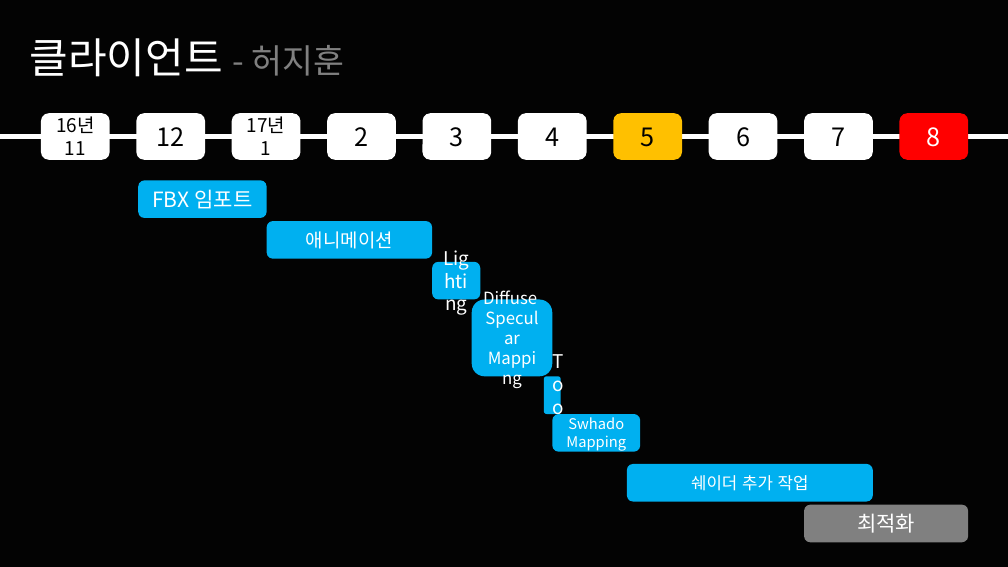
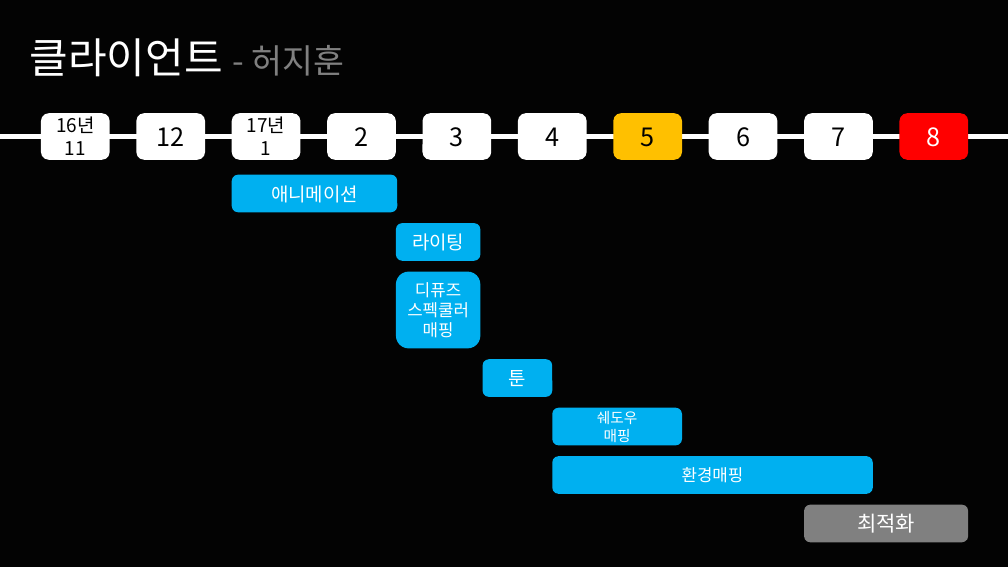
Before and after one commit to korleinster/gamebusdriver, a slide deck: slide 25 of documents/노루막이_김형준_신창섭_홍승필_허지훈.pptx (slide 23 before the commit). Drawn at 1008x567 pixels with LibreOffice and Linux fonts; fonts in the diff are those of the drawing; background and template pictures are left out. Boxes give left, top, right and bottom in pixels: in the first picture for what was removed or moved away, otherwise in the second. Text is boxed around its words. In the diff, an @@ line names an element or a change of style, - is before the commit and + after.

```diff
--- a/documents/노루막이_김형준_신창섭_홍승필_허지훈.pptx
+++ b/documents/노루막이_김형준_신창섭_홍승필_허지훈.pptx
@@ rounded rectangle "애니메이션": place and size @@
-rounded rectangle "애니메이션" at [267, 221, 433, 259]
+rounded rectangle "애니메이션" at [232, 175, 398, 212]
@@ rounded rectangle removed at [138, 181, 267, 219] @@
-FBX 임포트
@@ rounded rectangle "라이팅": place and size @@
-rounded rectangle "라이팅" at [433, 262, 481, 299]
+rounded rectangle "라이팅" at [396, 223, 481, 261]
@@ text in rounded rectangle at [412, 233, 464, 251]: text changed @@
-Lighting
+라이팅
@@ rounded rectangle "디퓨즈": place and size @@
-rounded rectangle "디퓨즈" at [472, 299, 553, 377]
+rounded rectangle "디퓨즈" at [396, 271, 481, 349]
@@ text in rounded rectangle at [407, 282, 469, 338]: text changed @@
-Diffuse
-Specular
-Mapping
+디퓨즈
+스펙쿨러
+매핑
@@ rounded rectangle "툰": place and size @@
-rounded rectangle "툰" at [544, 377, 560, 414]
+rounded rectangle "툰" at [482, 359, 552, 397]
@@ text in rounded rectangle at [509, 370, 526, 386]: text changed @@
-Toon
+툰
@@ rounded rectangle "쉐도우": place and size @@
-rounded rectangle "쉐도우" at [553, 414, 640, 452]
+rounded rectangle "쉐도우" at [553, 408, 683, 445]
@@ text in rounded rectangle at [597, 411, 638, 442]: text changed @@
-Swhado
-Mapping
+쉐도우
+매핑
@@ rounded rectangle "환경매핑": place and size @@
-rounded rectangle "환경매핑" at [627, 464, 873, 502]
+rounded rectangle "환경매핑" at [553, 456, 873, 494]
@@ text in rounded rectangle at [682, 467, 744, 483]: text changed @@
-쉐이더 추가 작업
+환경매핑
```
Also in this commit, not shown: 8 other slides changed, 2 slides added.
